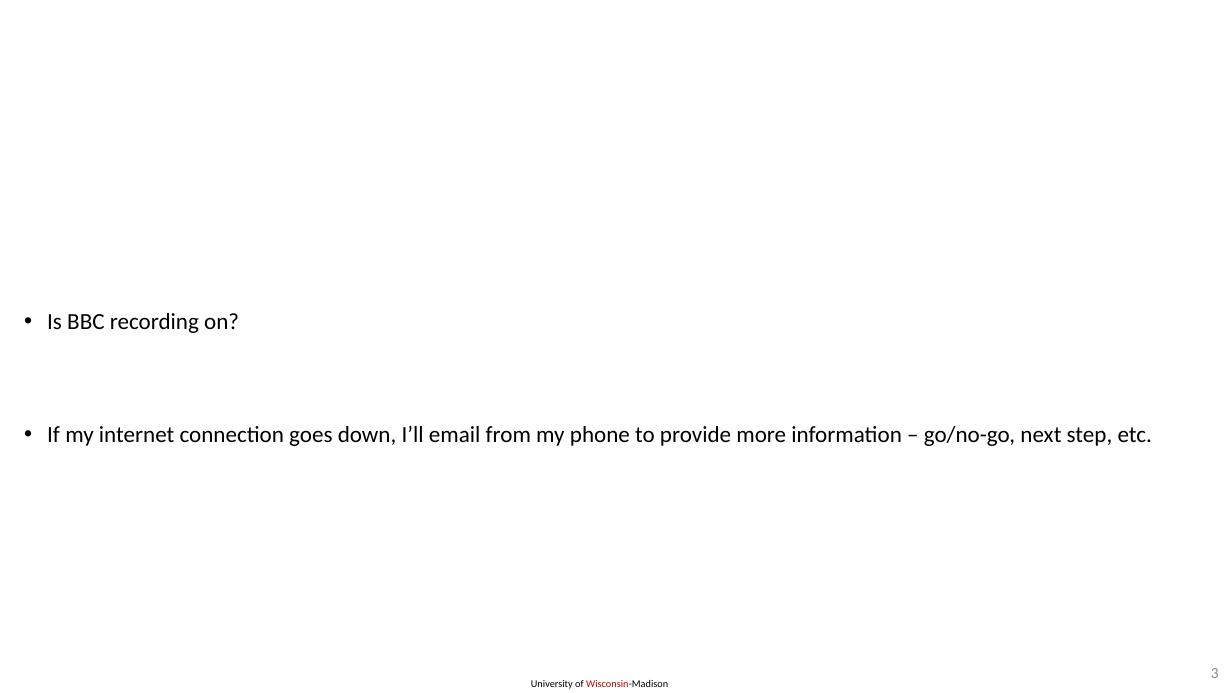
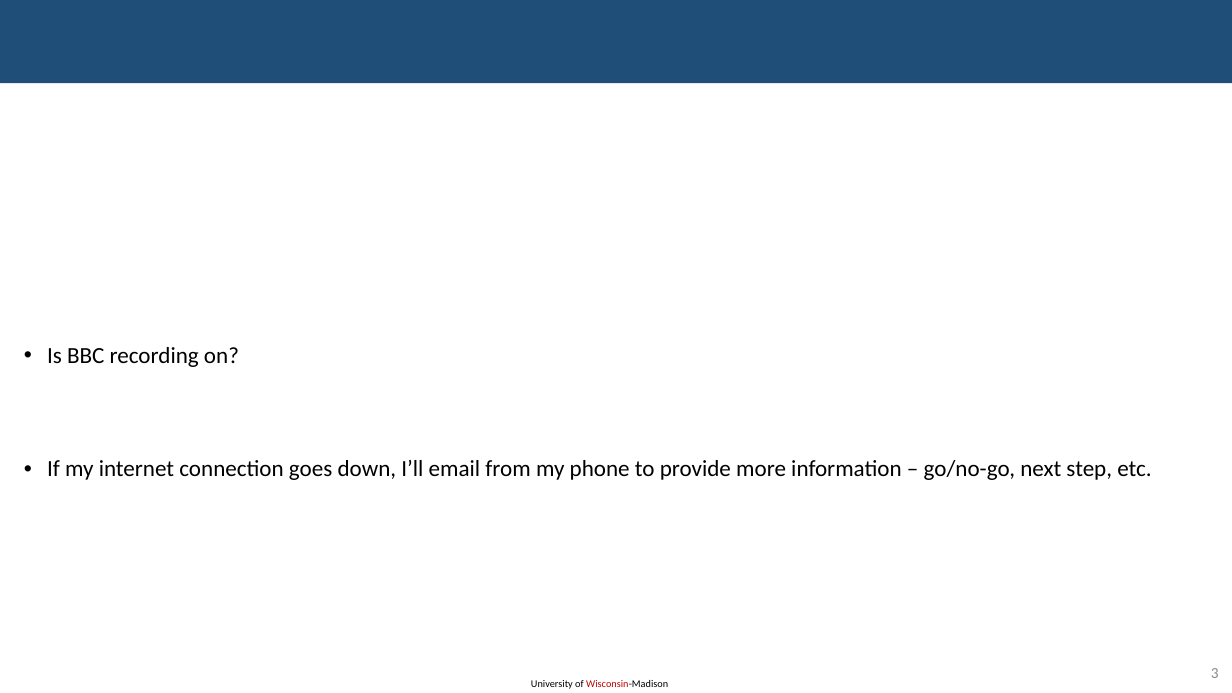
Before and after one commit to KennyKangMPC/CS-759, a slide deck: slide 3 of lecture_notes/lecture18_0305.pptx. Drawn at 1232x693 pixels with LibreOffice and Linux fonts; fonts in the diff are those of the drawing. Boxes give left, top, right and bottom in pixels: in the first picture for what was removed or moved away, otherwise in the second. Text is boxed around its words. In the diff, an @@ line names an element or a change of style, - is before the commit and + after.

```diff
--- a/lecture_notes/lecture18_0305.pptx
+++ b/lecture_notes/lecture18_0305.pptx
@@ rectangle added at bbox=[0, 0, 1232, 83], fill #1F4E79 @@
@@ text "Is BBC recording on?": place and size @@
-text "Is BBC recording on?" at bbox=[47, 313, 1152, 446]
+text "Is BBC recording on?" at bbox=[47, 347, 1151, 480]
```
Also in this commit, not shown: 71 other slides changed, 3 other files.
